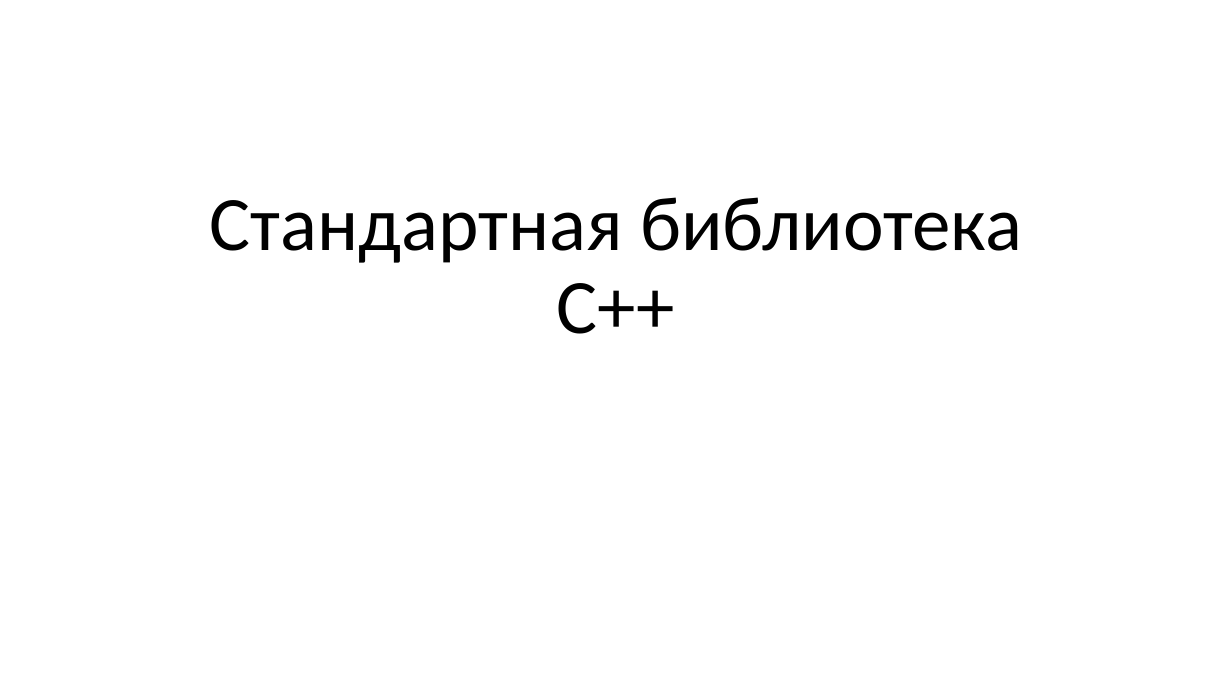
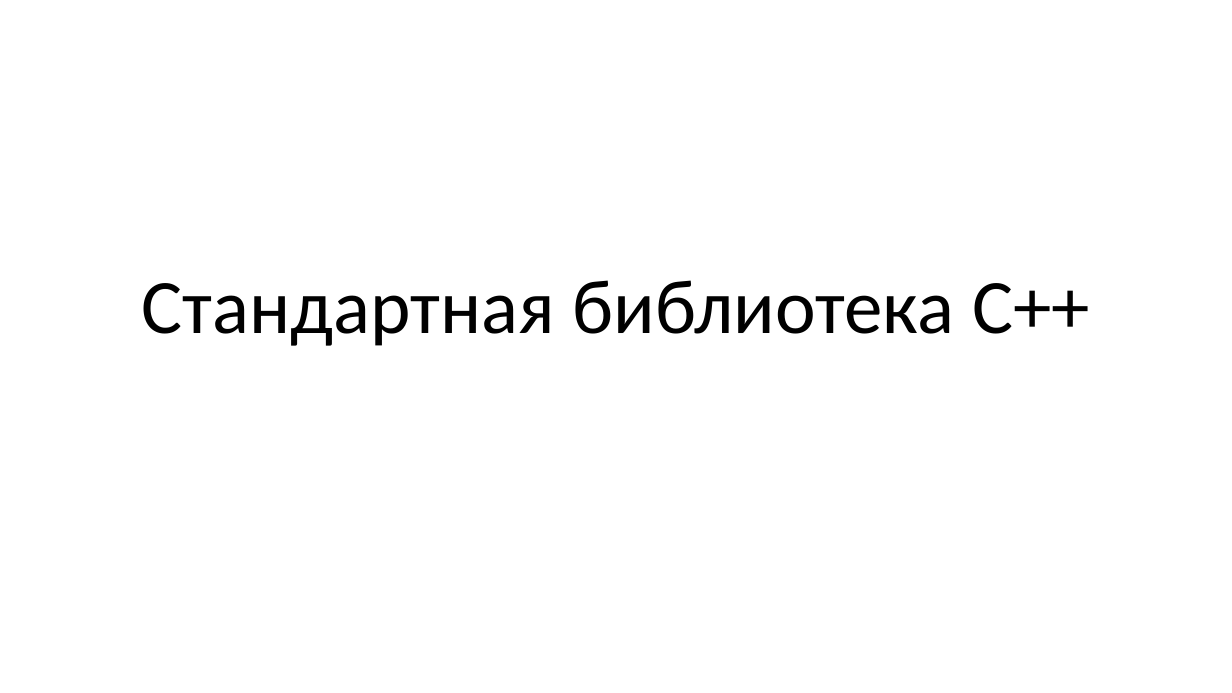
Before and after one commit to alexey-malov/oop, a slide deck: slide 1 of lectures/01/Стандартная библиотека.pptx. Drawn at 1232x693 pixels with LibreOffice and Linux fonts; fonts in the diff are those of the drawing. Boxes give left, top, right and bottom in pixels: in the first picture for what was removed or moved away, otherwise in the second. Text is boxed around its words. In the diff, an @@ line names an element or a change of style, - is before the commit and + after.

```diff
--- a/lectures/01/Стандартная библиотека.pptx
+++ b/lectures/01/Стандартная библиотека.pptx
@@ title "Стандартная библиотека C++" rewrapped from bbox=[209, 197, 1022, 334] to bbox=[142, 280, 1090, 346] @@
```
Also in this commit, not shown: 1 other file.
